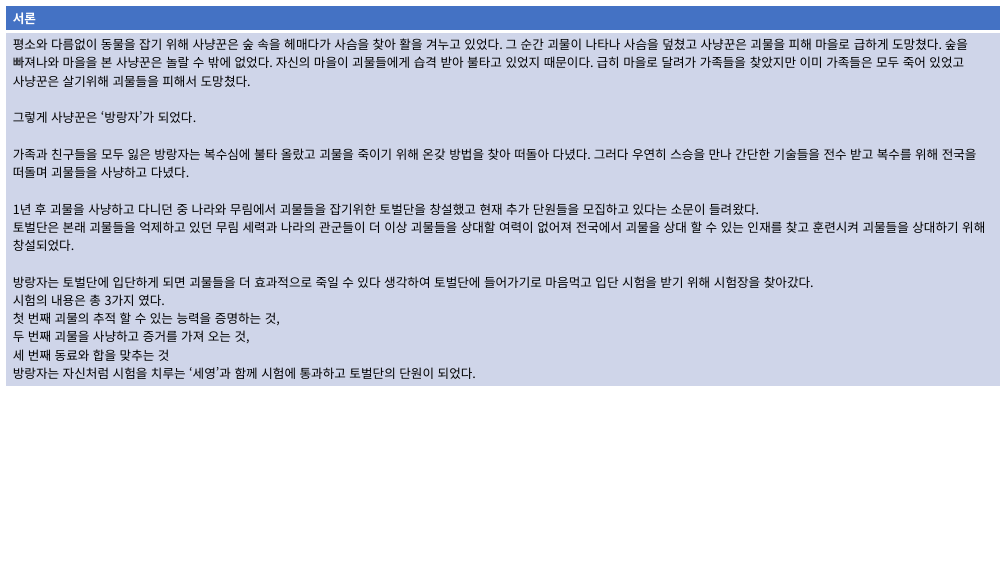
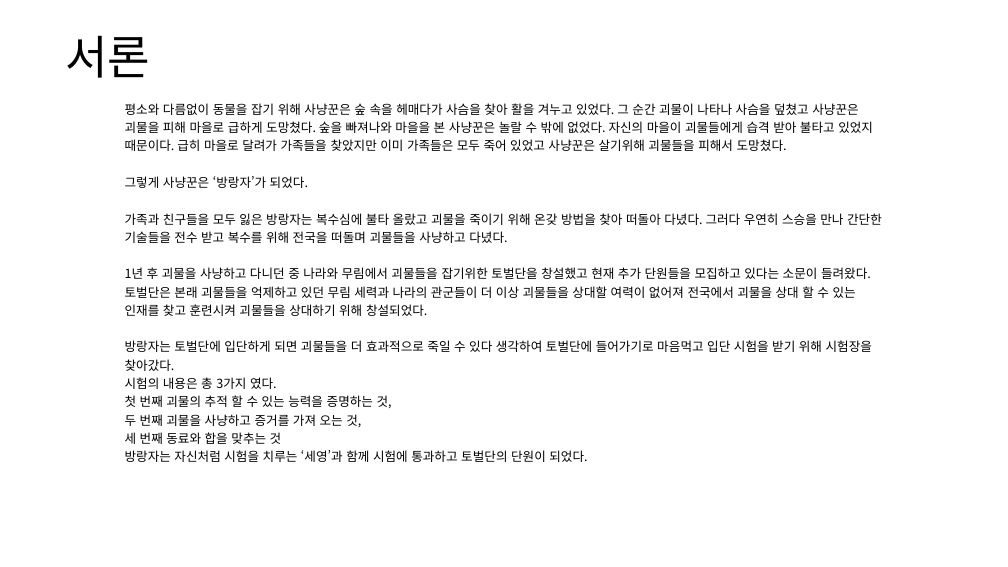
Before and after one commit to yjk0401/unityenginebasic_9th, a slide deck: slide 5 of 기획/메인 스토리 기획서.pptx. Drawn at 1008x567 pixels with LibreOffice and Linux fonts; fonts in the diff are those of the drawing. Boxes give left, top, right and bottom in pixels: in the first picture for what was removed or moved away, otherwise in the second. Text is boxed around its words. In the diff, an @@ line names an element or a change of style, - is before the commit and + after.

```diff
--- a/기획/메인 스토리 기획서.pptx
+++ b/기획/메인 스토리 기획서.pptx
@@ title added at (x1=65, y1=35, x2=150, y2=78), 44 pt, text #000000 @@
+서론
@@ table at (x1=117, y1=96, x2=892, y2=482) @@
-row 1: 서론
@@ table resized from (x1=5, y1=5, x2=1000, y2=383) to (x1=117, y1=96, x2=892, y2=482) @@
```
Also in this commit, not shown: 6 other slides changed, 6 slides added, 1 slide removed.
